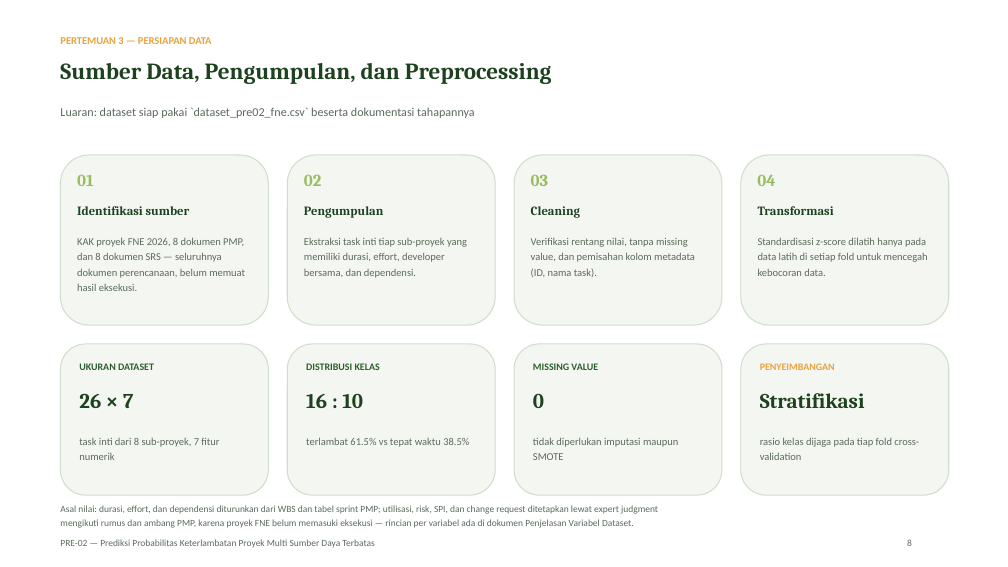
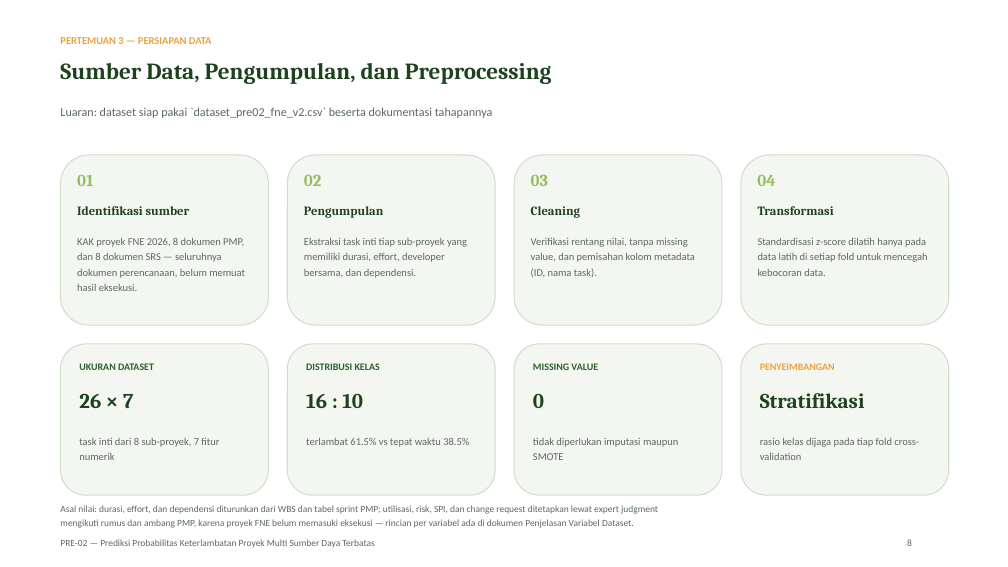
Before and after one commit to mug31/MP-PRE-02, a slide deck: slide 8 of 05_presentasi_progres/PRE02_Presentasi_Progres_Pertemuan1-5.pptx. Drawn at 1008x567 pixels with LibreOffice and Linux fonts; fonts in the diff are those of the drawing. Boxes give left, top, right and bottom in pixels: in the first picture for what was removed or moved away, otherwise in the second. Text is boxed around its words. In the diff, an @@ line names an element or a change of style, - is before the commit and + after.

```diff
--- a/05_presentasi_progres/PRE02_Presentasi_Progres_Pertemuan1-5.pptx
+++ b/05_presentasi_progres/PRE02_Presentasi_Progres_Pertemuan1-5.pptx
@@ text at (60, 107, 493, 118): text changed @@
-Luaran: dataset siap pakai `dataset_pre02_fne.csv` beserta dokumentasi tahapannya
+Luaran: dataset siap pakai `dataset_pre02_fne_v2.csv` beserta dokumentasi tahapannya
```
Also in this commit, not shown: 1 other slide changed, 12 other files.
